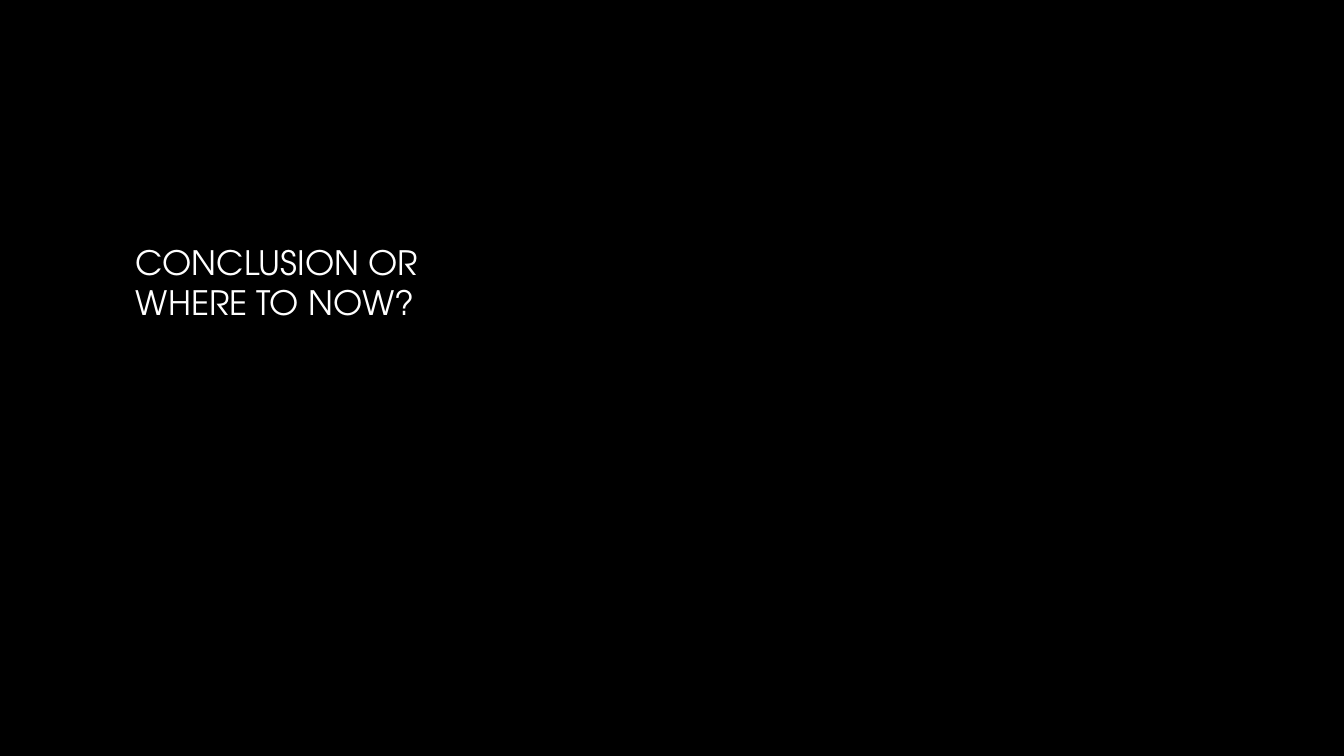
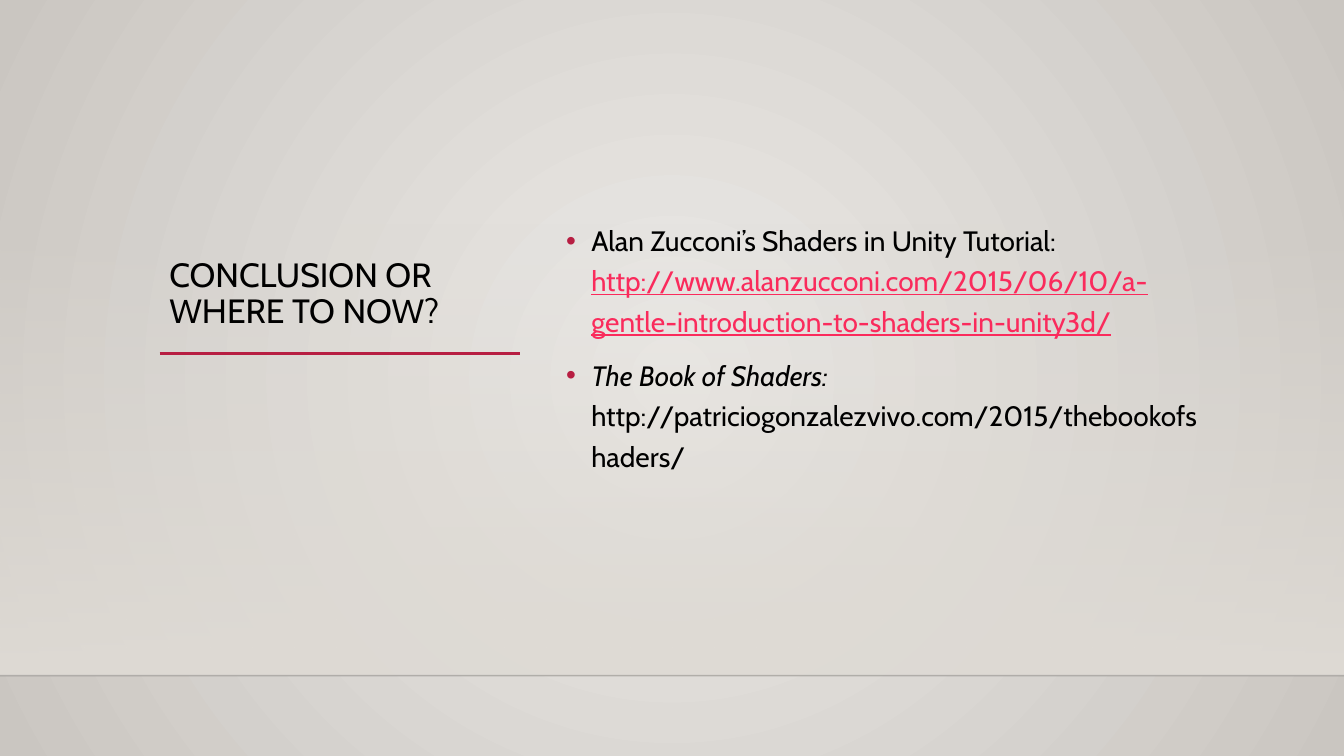
Before and after one commit to mariannabudnikova/shader_intro, a slide deck: slide 16 of ShaderIntro.pptm (slide 14 before the commit). Drawn at 1344x756 pixels with LibreOffice and Linux fonts; fonts in the diff are those of the drawing; background and template pictures are left out. Boxes give left, top, right and bottom in pixels: in the first picture for what was removed or moved away, otherwise in the second. Text is boxed around its words. In the diff, an @@ line names an element or a change of style, - is before the commit and + after.

```diff
--- a/ShaderIntro.pptm
+++ b/ShaderIntro.pptm
@@ background picture (left out) to gradient #ECEAE7 to #CAC7C1 @@
@@ title "CONCLUSION OR WHERE TO NOW?": place and size @@
-title "CONCLUSION OR WHERE TO NOW?" at (136, 249, 419, 316)
+title "CONCLUSION OR WHERE TO NOW?" at (169, 263, 440, 324)
@@ title "CONCLUSION OR WHERE TO NOW?" at (169, 263, 440, 324): font TeX Gyre Adventor to Cabin, text colour gradient #FFFFFF to #A6A6A6 to #000000; line spacing 1 to 0.9 @@
@@ rectangle added at (0, 223, 1344, 676), fill gradient #DFDBD5 @@
@@ text added at (591, 230, 1197, 433), 20 pt, text #000000 @@
+• Alan Zucconi’s Shaders in Unity Tutorial: http://www.alanzucconi.com/2015/06/10/a-gentle-introduction-to-shaders-in-unity3d/
+• The Book of Shaders: http://patriciogonzalezvivo.com/2015/thebookofshaders/
@@ line added from (159, 354) to (520, 354), #B71E42 2.5 pt @@
@@ line added from (0, 676) to (1344, 676), #000001 1 pt @@
```
Also in this commit, not shown: 9 other slides changed, 6 slides added, 4 slides removed.
